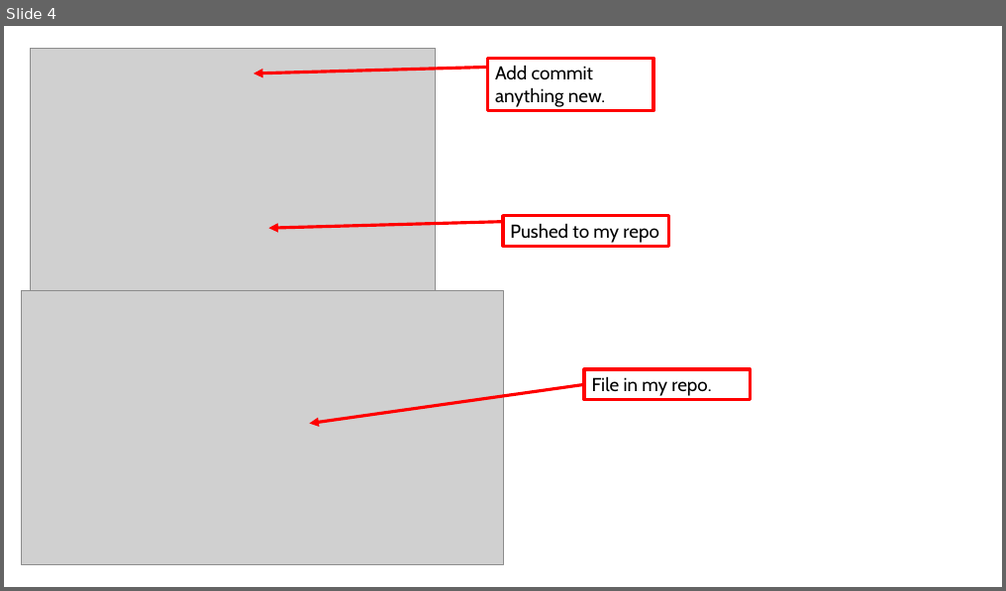
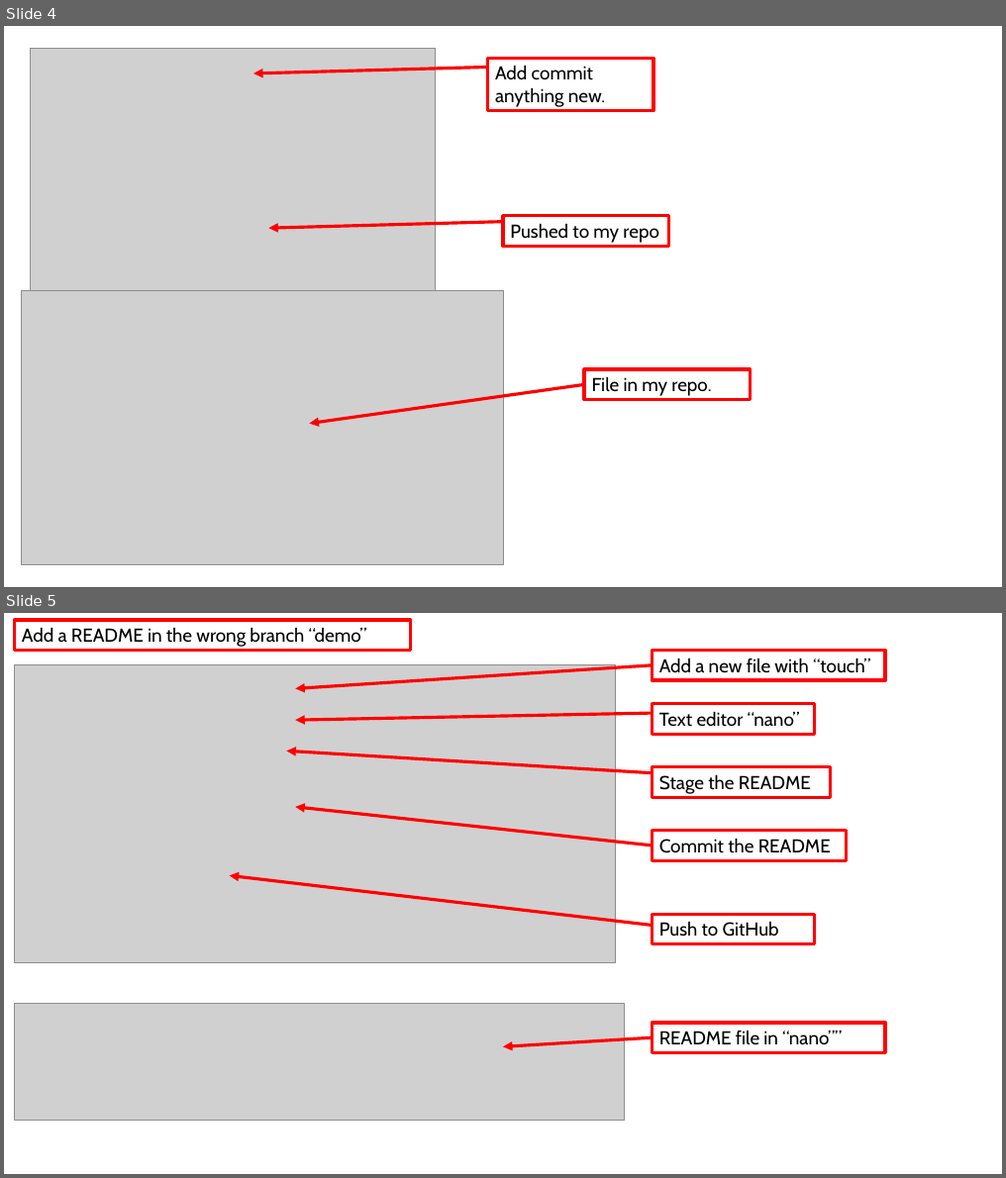
Before and after one commit to ratclst11/SDEV-143-Project, a slide deck: SDEV 143 Project PP.pptx. Shown one above the other, each under a label of ours: slide 4 before the commit, slides 4 and 5 after it. The pictures are 1006x591 and 1006x1178 pixels, drawn with LibreOffice and Linux fonts; fonts in the diff are those of the drawing; grey boxes stand for pictures. Boxes give left, top, right and bottom in pixels: in the first picture for what was removed or moved away, otherwise in the second. Text is boxed around its words. In the diff, an @@ line names an element or a change of style, - is before the commit and + after.

```diff
--- a/SDEV 143 Project PP.pptx
+++ b/SDEV 143 Project PP.pptx
@@ slide 5 added at (x1=4, y1=613, x2=1002, y2=1174), background #FFFFFF @@
@@ rectangle added at (x1=15, y1=620, x2=411, y2=650), outline #FF0000 3 pt, 18 pt, text #000000 @@
+Add a README in the wrong branch “demo”
@@ picture added at (x1=15, y1=665, x2=615, y2=963) @@
@@ arrow added from (652, 665) to (295, 688), #FF0000 3 pt @@
@@ rectangle added at (x1=652, y1=651, x2=886, y2=680), outline #FF0000 3 pt, 18 pt, text #000000 @@
+Add a new file with “touch”
@@ arrow added from (652, 713) to (295, 720), #FF0000 3 pt @@
@@ rectangle added at (x1=652, y1=703, x2=815, y2=734), outline #FF0000 3 pt, 18 pt, text #000000 @@
+Text editor “nano”
@@ arrow added from (652, 773) to (286, 751), #FF0000 3 pt @@
@@ rectangle added at (x1=652, y1=767, x2=832, y2=797), outline #FF0000 3 pt, 18 pt, text #000000 @@
+Stage the README
@@ arrow added from (652, 846) to (295, 807), #FF0000 3 pt @@
@@ rectangle added at (x1=652, y1=831, x2=846, y2=861), outline #FF0000 3 pt, 18 pt, text #000000 @@
+Commit the README
@@ arrow added from (652, 925) to (230, 875), #FF0000 3 pt @@
@@ rectangle added at (x1=652, y1=915, x2=815, y2=945), outline #FF0000 3 pt, 18 pt, text #000000 @@
+Push to GitHub
@@ picture added at (x1=15, y1=1004, x2=625, y2=1120) @@
@@ rectangle added at (x1=652, y1=1023, x2=886, y2=1054), outline #FF0000 3 pt, 18 pt, text #000000 @@
+README file in “nano””
@@ arrow added from (652, 1039) to (503, 1048), #FF0000 3 pt @@
```
Also in this commit, not shown: 28 other slides added, 5 slides removed.
